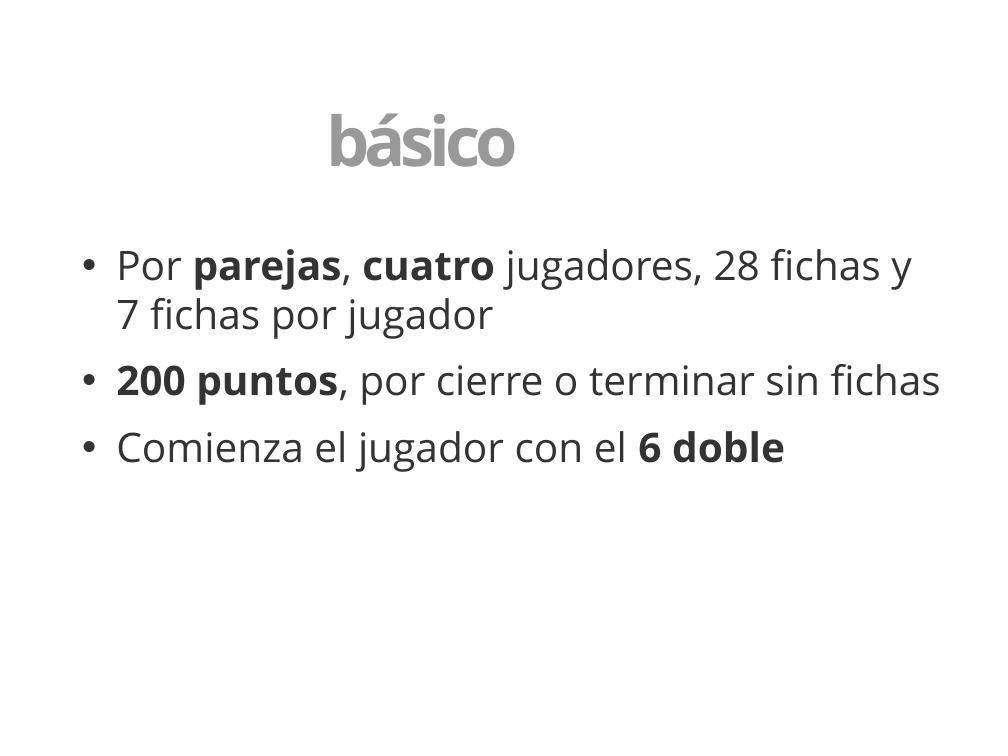
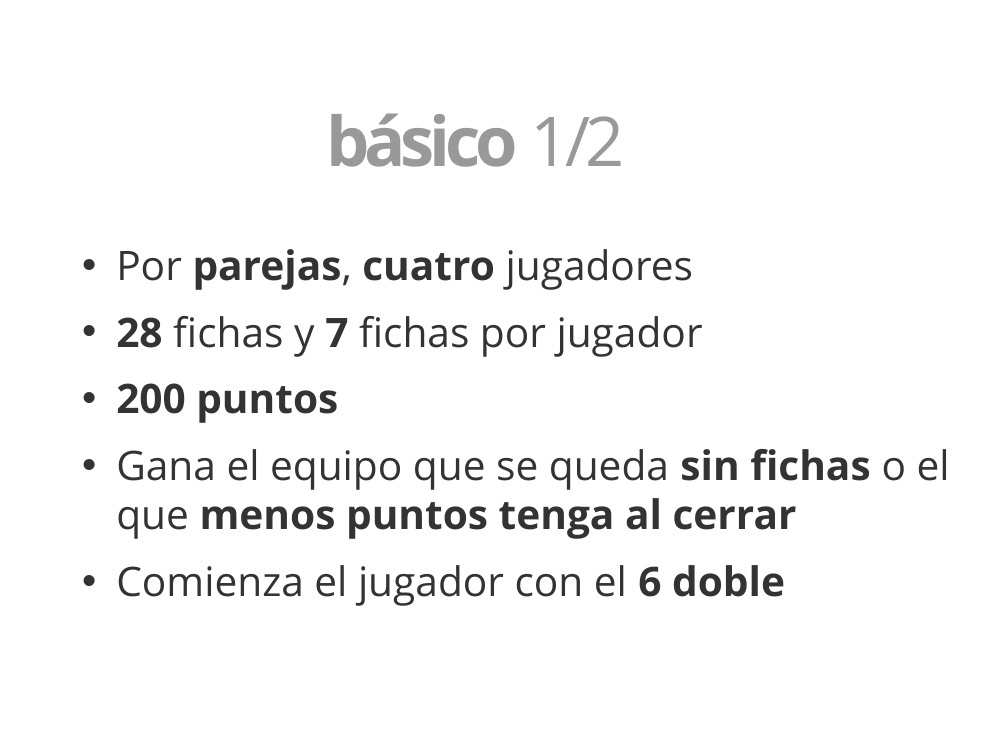
Before and after one commit to 3oheme/dominous, a slide deck: slide 6 of docs/presentacion/presentacion.odp. Drawn at 1008x756 pixels with LibreOffice and Linux fonts; fonts in the diff are those of the drawing; background and template pictures are left out. Boxes give left, top, right and bottom in pixels: in the first picture for what was removed or moved away, otherwise in the second. Text is boxed around its words. In the diff, an @@ line names an element or a change of style, - is before the commit and + after.

```diff
--- a/docs/presentacion/presentacion.odp
+++ b/docs/presentacion/presentacion.odp
@@ text at <box>326,113,624,167</box>: text changed; text colour #FFFFFF to #999999 @@
-Dominó básico
+Dominó básico 1/2
@@ text at <box>116,249,950,539</box>: text changed @@
-• Por parejas, cuatro jugadores, 28 fichas y
-  7 fichas por jugador
-• 200 puntos, por cierre o terminar sin fichas
+• Por parejas, cuatro jugadores
+• 28 fichas y 7 fichas por jugador
+• 200 puntos
+• Gana el equipo que se queda sin fichas o el que menos puntos tenga al cerrar
```
Also in this commit, not shown: 7 other slides changed, 1 slide added, 1 other file.
